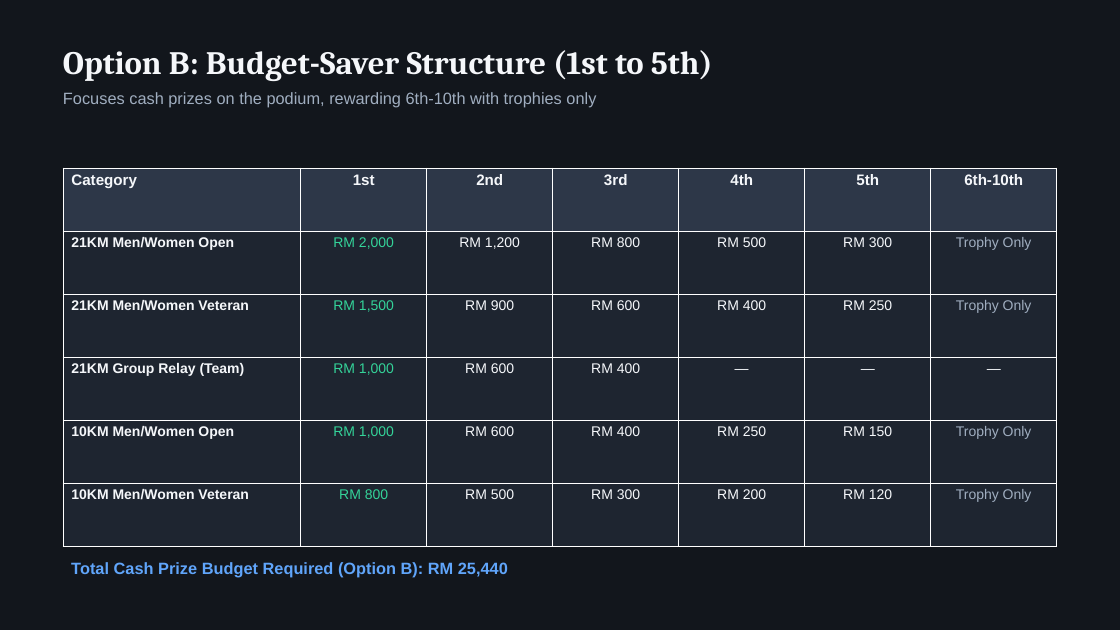
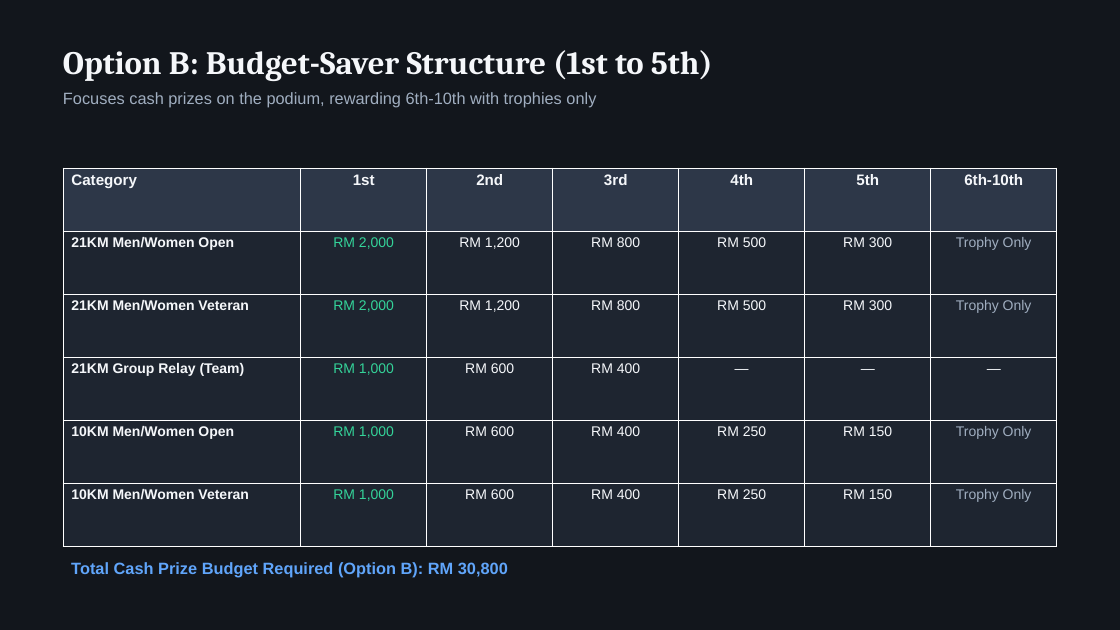
Before and after one commit to StartedfromRO/protocol-21km-prize-pool, a slide deck: slide 4 of prizes_presentation.pptx. Drawn at 1120x630 pixels with LibreOffice and Linux fonts; fonts in the diff are those of the drawing. Boxes give left, top, right and bottom in pixels: in the first picture for what was removed or moved away, otherwise in the second. Text is boxed around its words. In the diff, an @@ line names an element or a change of style, - is before the commit and + after.

Commit message:
Align Open and Veteran prize structures and update budget metrics

```diff
--- a/prizes_presentation.pptx
+++ b/prizes_presentation.pptx
@@ table at [63, 168, 1057, 546] @@
-row 3: 21KM Men/Women Veteran | RM 1,500 | RM 900 | RM 600 | RM 400 | RM 250 | Trophy Only
+row 3: 21KM Men/Women Veteran | RM 2,000 | RM 1,200 | RM 800 | RM 500 | RM 300 | Trophy Only
-row 6: 10KM Men/Women Veteran | RM 800 | RM 500 | RM 300 | RM 200 | RM 120 | Trophy Only
+row 6: 10KM Men/Women Veteran | RM 1,000 | RM 600 | RM 400 | RM 250 | RM 150 | Trophy Only
@@ text at [71, 562, 508, 578]: text changed @@
-Total Cash Prize Budget Required (Option B): RM 25,440
+Total Cash Prize Budget Required (Option B): RM 30,800
```
Also in this commit, not shown: 3 other slides changed, 1 other file.
